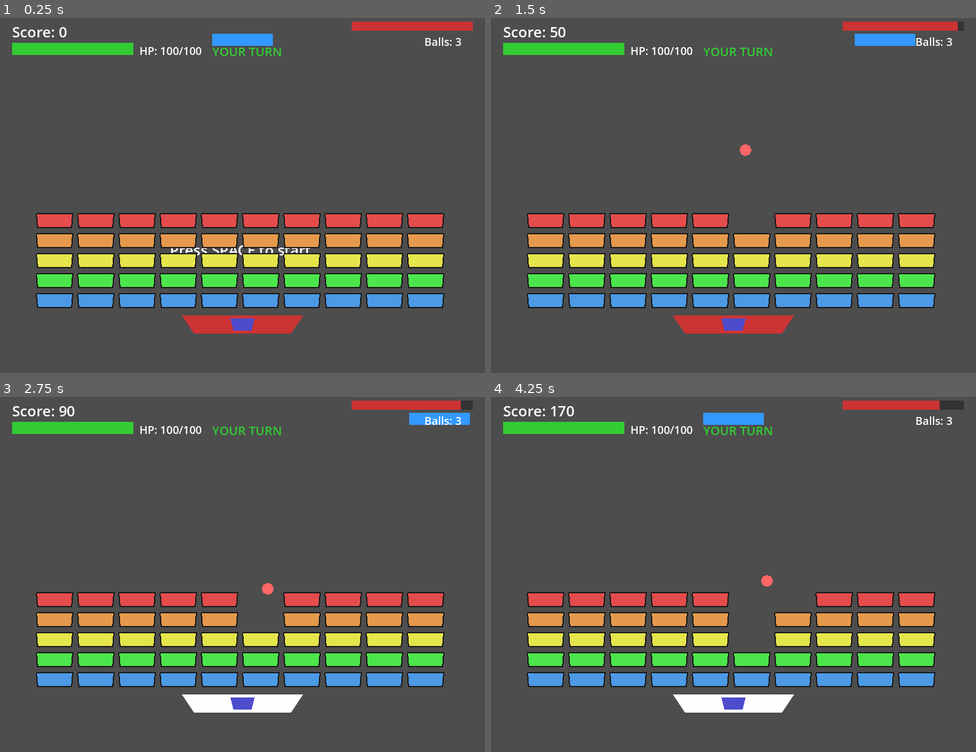
Above: before the commit, frames 1-4 (two rows, left to right).
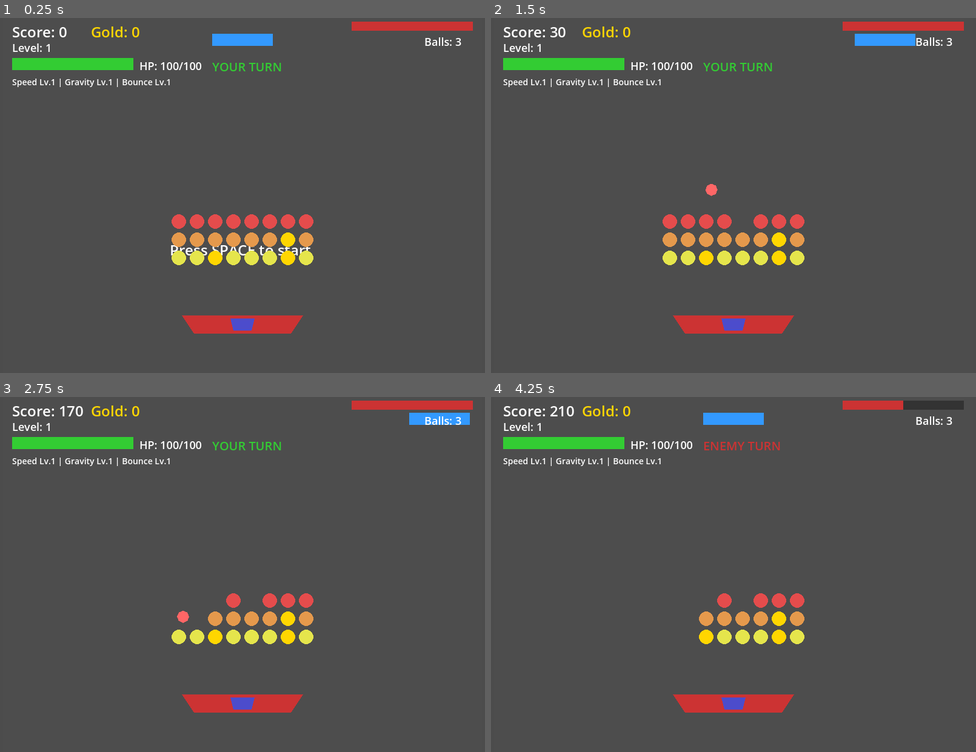
Above: after the commit, the same moments.

Repository: littepointR/blkhit
Game: Godot game, scene res://main.tscn
Same seed, same stepped clock (60 frames per second), same inputs: the game is played once before the commit and once after it.
Inputs:
- Up to frame 1 (0.25 s): no input
- Up to frame 2 (1.5 s): tap Space at 0.5 s; hold Up (move_right) 0.53-1.28 s; hold Enter (ui_accept) 0.53-1.28 s; hold Left (move_left) from 1.28 s (still down); tap Enter (ui_accept) at 1.35 s
- Up to frame 3 (2.75 s): tap Enter (ui_accept) at 1.52, 1.82 s; release Left (move_left) at 2.03 s; hold Up (move_right) from 2.03 s (still down); hold Enter (ui_accept) from 2.03 s (still down)
- Up to frame 4 (4.25 s): release Enter (ui_accept) at 2.78 s; tap Enter (ui_accept) at 2.85, 3.02, 3.32 s; release Up (move_right) at 3.53 s; hold Left (move_left) from 3.53 s (still down); hold Enter (ui_accept) from 3.53 s (still down)

The runs differ from the first frame. In frame 1, 17% of the frame differs, in the area x 2-92%, y 2-82%; in frame 2, 17%; in frame 3, 19%; in frame 4, 19%, in the area x 2-93%, y 1-89%.

Commit message:
fix: various gameplay fixes
- Fixed launch timing and enemy turn
- Circle-shaped bricks with different layouts per level
- Enemy damage calculation only when ball lost
- Level system with increasing difficulty
- Gold bricks and shop system
- Each level allows one upgrade choice

Co-Authored-By: Claude Opus 4.6 <noreply@anthropic.com>

Diff:
--- a/ball.gd
+++ b/ball.gd
@@ -5,9 +5,10 @@
 signal hit_brick(brick: Brick)
 
 @export var radius: float = 10.0
-@export var gravity: float = 800.0
-@export var bounce_restitution: float = 0.85  # 反弹系数，1为完全弹性
-@export var min_bounce_speed: float = 100.0  # 最小反弹速度
+@export var gravity: float = 980.0  # 接近真实重力
+@export var bounce_coefficient: float = 0.75  # 反弹系数（能量保留）
+@export var friction: float = 0.99  # 空气阻力
+@export var speed: float = 200.0  # 弹珠速度上限
 
 var screen_size: Vector2
 var is_active: bool = false
@@ -15,8 +16,11 @@
 func _ready() -> void:
 	screen_size = get_viewport_rect().size
 	visible = false
+	# 只与 Brick 和 Paddle 碰撞，不与 Enemy 碰撞
+	collision_layer = 1
+	collision_mask = 1  # 只检测 layer 1
 
-	# Create collision shape with physics material
+	# Create collision shape
 	var collision_shape = CollisionShape2D.new()
 	var shape = CircleShape2D.new()
 	shape.radius = radius
@@ -37,30 +41,37 @@
 	is_active = true
 	visible = true
 	position = paddle_pos + Vector2(0, 30)
-	# Initial velocity downward
-	velocity = Vector2(randf_range(-30, 30), 20)
+	# 初始向下发射，带微小水平偏移
+	velocity = Vector2(randf_range(-20, 20), 10)
 
 func _physics_process(delta: float) -> void:
 	if not is_active:
 		return
 
-	# Apply gravity (constant acceleration)
+	# 应用重力
 	velocity.y += gravity * delta
 
-	# Move and handle collisions
+	# 应用空气阻力
+	velocity *= friction
+
+	# 移动并处理碰撞
 	var collision = move_and_collide(velocity * delta)
 	if collision:
 		var collider = collision.get_collider()
 		var normal = collision.get_normal()
 
-		# Calculate reflection with restitution
-		var dot = velocity.dot(normal)
-		velocity = velocity - 2 * dot * normal
-		velocity *= bounce_restitution
+		# 计算相对速度在碰撞法线方向的分量
+		var relative_velocity = velocity.dot(normal)
 
-		# Ensure minimum bounce speed
-		if abs(velocity.y) < min_bounce_speed:
-			velocity.y = sign(velocity.y) * min_bounce_speed if velocity.y != 0 else min_bounce_speed
+		# 只在朝向碰撞体运动时反弹
+		if relative_velocity < 0:
+			# 反弹公式: v' = v - (1 + e) * (v · n) * n
+			# e 是恢复系数
+			var impulse = -(1 + bounce_coefficient) * relative_velocity
+			velocity += normal * impulse
+
+			# 碰撞时能量损失
+			velocity *= bounce_coefficient
 
 		if collider is Brick:
 			collider.hit()
@@ -68,33 +79,37 @@
 		elif collider is Paddle:
 			_apply_paddle_bounce(collider.position.x - position.x)
 
-	# Wall bouncing with restitution
+	# 墙壁反弹（带能量损失）
 	if position.x - radius < 0:
 		position.x = radius
-		velocity.x = abs(velocity.x) * bounce_restitution
+		velocity.x = abs(velocity.x) * bounce_coefficient
 	elif position.x + radius > screen_size.x:
 		position.x = screen_size.x - radius
-		velocity.x = -abs(velocity.x) * bounce_restitution
+		velocity.x = -abs(velocity.x) * bounce_coefficient
 
 	if position.y - radius < 0:
 		position.y = radius
-		velocity.y = abs(velocity.y) * bounce_restitution
+		velocity.y = abs(velocity.y) * bounce_coefficient
 
-	# Ball lost - fell below screen
+	# 球掉出屏幕
 	if position.y - radius > screen_size.y:
 		is_active = false
 		visible = false
 		ball_lost.emit()
 
 func _apply_paddle_bounce(offset: float) -> void:
-	# Adjust horizontal velocity based on where ball hit paddle
-	var max_angle = PI / 4
-	var angle_factor = clamp(offset / 50.0, -1.0, 1.0)
+	# 根据击中挡板的位置调整水平速度
+	var max_offset = 50.0
+	var normalized_offset = clamp(offset / max_offset, -1.0, 1.0)
 
-	# Convert angle factor to horizontal velocity
+	# 击中挡板边缘会产生更大的水平速度
 	var current_speed = velocity.length()
-	var new_horizontal = sin(angle_factor * max_angle) * current_speed
-	velocity.x = new_horizontal
+	# 确保最小反弹速度
+	current_speed = max(current_speed, speed)
+
+	velocity.x = normalized_offset * current_speed * 0.8
+	# 确保向下反弹
+	velocity.y = abs(velocity.y) * bounce_coefficient
 
 func reset() -> void:
 	is_active = false
--- a/brick.gd
+++ b/brick.gd
@@ -2,48 +2,56 @@
 class_name Brick
 
 signal destroyed(points: int)
+signal gold_collected()
 
-@export var width: float = 60.0
-@export var height: float = 25.0
+@export var radius: float = 12.0
 @export var points_value: int = 10
 @export var color: Color = Color(0.3, 0.8, 0.3)
+@export var is_gold: bool = false
 
 var is_destroyed: bool = false
 
 func _ready() -> void:
-	# Create collision shape
+	collision_layer = 1
+
+	# Create collision shape (circle)
 	var collision_shape = CollisionShape2D.new()
-	var shape = RectangleShape2D.new()
-	shape.size = Vector2(width - 2, height - 2)
+	var shape = CircleShape2D.new()
+	shape.radius = radius
 	collision_shape.shape = shape
 	add_child(collision_shape)
 
-	# Create visual
+	# Create visual (circle)
 	var sprite = Polygon2D.new()
-	var points_arr = PackedVector2Array([
-		Vector2(-width/2, -height/2),
-		Vector2(width/2, -height/2),
-		Vector2(width/2 - 2, height/2 - 2),
-		Vector2(-width/2 + 2, height/2 - 2)
-	])
-	sprite.polygon = points_arr
-	sprite.color = color
+	var points = PackedVector2Array()
+	var segments = 16
+	for i in range(segments):
+		var angle = i * TAU / segments
+		points.append(Vector2(cos(angle), sin(angle)) * radius)
+	sprite.polygon = points
+
+	if is_gold:
+		sprite.color = Color(1.0, 0.84, 0.0)  # 金色
+		# Add shine
+		var shine = Polygon2D.new()
+		var shine_points = PackedVector2Array()
+		for i in range(6):
+			var angle = -PI/4 + i * TAU / 12
+			shine_points.append(Vector2(cos(angle), sin(angle)) * radius * 0.5)
+		shine.polygon = shine_points
+		shine.color = Color(1.0, 1.0, 0.8)
+		add_child(shine)
+	else:
+		sprite.color = color
 	add_child(sprite)
-
-	# Add border
-	var border = Line2D.new()
-	border.add_point(Vector2(-width/2, -height/2))
-	border.add_point(Vector2(width/2, -height/2))
-	border.add_point(Vector2(width/2 - 2, height/2 - 2))
-	border.add_point(Vector2(-width/2 + 2, height/2 - 2))
-	border.add_point(Vector2(-width/2, -height/2))
-	border.width = 2
-	border.default_color = Color(0.1, 0.1, 0.1)
-	add_child(border)
 
 func hit() -> void:
 	if is_destroyed:
 		return
 	is_destroyed = true
 	destroyed.emit(points_value)
+
+	if is_gold:
+		gold_collected.emit()
+
 	queue_free()
--- a/enemy.gd
+++ b/enemy.gd
@@ -16,6 +16,9 @@
 func _ready() -> void:
 	screen_size = get_viewport_rect().size
 	current_hp = max_hp
+	# 放在 layer 2，球不会检测碰撞
+	collision_layer = 2
+	collision_mask = 2
 
 	# Create collision shape
 	var collision_shape = CollisionShape2D.new()
--- a/main.gd
+++ b/main.gd
@@ -20,7 +20,33 @@
 var brick_count: int = 0
 var is_player_turn: bool = true
 var bricks_destroyed_this_turn: int = 0
+var current_level: int = 1
+
+# 金币系统
+var gold: int = 0
+var gold_per_brick: int = 1
+
+# 弹珠升级
+var ball_speed_level: int = 1
+var ball_gravity_level: int = 1
+var ball_bounce_level: int = 1
+
+# 升级价格
+var upgrade_cost: int = 3
+
+# 关卡配置
+var level_config = {
+	1: {"hp": 80, "min_dmg": 8, "max_dmg": 15, "dmg_per_brick": 5, "rows": 4, "cols": 8},
+	2: {"hp": 100, "min_dmg": 10, "max_dmg": 18, "dmg_per_brick": 5, "rows": 5, "cols": 9},
+	3: {"hp": 120, "min_dmg": 12, "max_dmg": 20, "dmg_per_brick": 6, "rows": 5, "cols": 10},
+	4: {"hp": 150, "min_dmg": 15, "max_dmg": 25, "dmg_per_brick": 6, "rows": 6, "cols": 10},
+	5: {"hp": 180, "min_dmg": 18, "max_dmg": 30, "dmg_per_brick": 7, "rows": 6, "cols": 11},
+}
+
 var enemy_damage_per_brick: int = 5
+var enemy_min_damage: int = 8
+var has_upgraded_this_level: bool = false
+var enemy_max_damage: int = 15
 
 func _ready() -> void:
 	screen_size = get_viewport_rect().size
@@ -35,9 +61,9 @@
 	var screen_size = get_viewport_rect().size
 
 	var walls = [
-		{pos = Vector2(0, screen_size.y/2), size = Vector2(10, screen_size.y)},
-		{pos = Vector2(screen_size.x, screen_size.y/2), size = Vector2(10, screen_size.y)},
-		{pos = Vector2(screen_size.x/2, 0), size = Vector2(screen_size.x, 10)},
+		{"pos": Vector2(0, screen_size.y/2), "size": Vector2(10, screen_size.y)},
+		{"pos": Vector2(screen_size.x, screen_size.y/2), "size": Vector2(10, screen_size.y)},
+		{"pos": Vector2(screen_size.x/2, 0), "size": Vector2(screen_size.x, 10)},
 	]
 
 	for wall_data in walls:
@@ -88,10 +114,27 @@
 	score_label.add_theme_font_size_override("font_size", 24)
 	add_child(score_label)
 
+	# Gold label
+	var gold_label = Label.new()
+	gold_label.name = "GoldLabel"
+	gold_label.position = Vector2(150, 20)
+	gold_label.text = "Gold: 0"
+	gold_label.add_theme_font_size_override("font_size", 24)
+	gold_label.add_theme_color_override("font_color", Color(1.0, 0.84, 0.0))
+	add_child(gold_label)
+
+	# Level label
+	var level_label = Label.new()
+	level_label.name = "LevelLabel"
+	level_label.position = Vector2(20, 50)
+	level_label.text = "Level: 1"
+	level_label.add_theme_font_size_override("font_size", 18)
+	add_child(level_label)
+
 	# Player HP bar background
 	var hp_bg = ColorRect.new()
 	hp_bg.name = "HPBarBG"
-	hp_bg.position = Vector2(20, 55)
+	hp_bg.position = Vector2(20, 80)
 	hp_bg.size = Vector2(200, 20)
 	hp_bg.color = Color(0.2, 0.2, 0.2)
 	add_child(hp_bg)
@@ -99,7 +142,7 @@
 	# Player HP bar
 	var hp_bar = ColorRect.new()
 	hp_bar.name = "HPBar"
-	hp_bar.position = Vector2(20, 55)
+	hp_bar.position = Vector2(20, 80)
 	hp_bar.size = Vector2(200, 20)
 	hp_bar.color = Color(0.2, 0.8, 0.2)
 	add_child(hp_bar)
@@ -107,10 +150,18 @@
 	# HP text
 	var hp_label = Label.new()
 	hp_label.name = "HPLabel"
-	hp_label.position = Vector2(230, 55)
+	hp_label.position = Vector2(230, 80)
 	hp_label.text = "HP: 100/100"
 	hp_label.add_theme_font_size_override("font_size", 18)
 	add_child(hp_label)
+
+	# Upgrade info
+	var upgrade_label = Label.new()
+	upgrade_label.name = "UpgradeLabel"
+	upgrade_label.position = Vector2(20, 110)
+	upgrade_label.text = "Speed Lv.1 | Gravity Lv.1 | Bounce Lv.1"
+	upgrade_label.add_theme_font_size_override("font_size", 14)
+	add_child(upgrade_label)
 
 	# Enemy HP bar background
 	var enemy_hp_bg = ColorRect.new()
@@ -139,11 +190,14 @@
 	# Turn indicator
 	var turn_label = Label.new()
 	turn_label.name = "TurnLabel"
-	turn_label.position = Vector2(screen_size.x / 2 - 50, 55)
+	turn_label.position = Vector2(screen_size.x / 2 - 50, 80)
 	turn_label.text = "YOUR TURN"
 	turn_label.add_theme_font_size_override("font_size", 20)
 	turn_label.add_theme_color_override("font_color", Color(0.2, 0.8, 0.2))
 	add_child(turn_label)
+
+	# Shop panel (hidden by default)
+	_create_shop_panel()
 
 	# Game over label
 	var game_over_label = Label.new()
@@ -174,43 +228,155 @@
 	start_label.horizontal_alignment = HORIZONTAL_ALIGNMENT_CENTER
 	add_child(start_label)
 
+func _create_shop_panel() -> void:
+	var panel = PanelContainer.new()
+	panel.name = "ShopPanel"
+	panel.position = Vector2(screen_size.x/2 - 200, screen_size.y/2 - 100)
+	panel.size = Vector2(400, 200)
+	panel.visible = false
+
+	var vbox = VBoxContainer.new()
+	panel.add_child(vbox)
+
+	var title = Label.new()
+	title.text = "SHOP - Choose Upgrade"
+	title.horizontal_alignment = HORIZONTAL_ALIGNMENT_CENTER
+	title.add_theme_font_size_override("font_size", 24)
+	vbox.add_child(title)
+
+	# Upgrade speed button
+	var speed_btn = Button.new()
+	speed_btn.name = "SpeedBtn"
+	speed_btn.text = "Upgrade Speed (3 Gold)"
+	speed_btn.pressed.connect(_on_upgrade_speed)
+	vbox.add_child(speed_btn)
+
+	# Upgrade gravity button
+	var gravity_btn = Button.new()
+	gravity_btn.name = "GravityBtn"
+	gravity_btn.text = "Upgrade Bounce (3 Gold)"
+	gravity_btn.pressed.connect(_on_upgrade_bounce)
+	vbox.add_child(gravity_btn)
+
+	# Heal button
+	var heal_btn = Button.new()
+	heal_btn.name = "HealBtn"
+	heal_btn.text = "Heal 25% HP (3 Gold)"
+	heal_btn.pressed.connect(_on_heal)
+	vbox.add_child(heal_btn)
+
+	# Skip button
+	var skip_btn = Button.new()
+	skip_btn.name = "SkipBtn"
+	skip_btn.text = "Skip (Start Next Level)"
+	skip_btn.pressed.connect(_on_skip_upgrade)
+	vbox.add_child(skip_btn)
+
+	add_child(panel)
+
 func _start_game() -> void:
+	_apply_level_config()
 	_create_bricks()
 	_reset_ball()
 	_update_enemy_hp_bar()
 	is_player_turn = true
 	_update_turn_label()
 
+func _apply_level_config() -> void:
+	var config = level_config.get(current_level, level_config[5])
+	enemy.max_hp = config.hp
+	enemy.current_hp = config.hp
+	enemy_min_damage = config.min_dmg
+	enemy_max_damage = config.max_dmg
+	enemy_damage_per_brick = config.dmg_per_brick
+	brick_rows = config.rows
+	brick_cols = config.cols
+
+	_update_level_label()
+	_apply_ball_upgrades()
+
+func _apply_ball_upgrades() -> void:
+	# Speed upgrade: +50 per level
+	ball.speed = 200.0 + (ball_speed_level - 1) * 50
+	# Gravity upgrade: -50 per level (lower = less gravity = slower fall)
+	ball.gravity = 980.0 - (ball_gravity_level - 1) * 50
+	# Bounce upgrade: +0.05 per level
+	ball.bounce_coefficient = 0.75 + (ball_bounce_level - 1) * 0.05
+
 func _create_bricks() -> void:
 	var screen_size = get_viewport_rect().size
-	var brick_width = 60.0
-	var brick_height = 25.0
-	var spacing = 8.0
-	var start_x = (screen_size.x - (brick_cols * (brick_width + spacing))) / 2 + brick_width / 2
+	var center_x = screen_size.x / 2
 	var start_y = screen_size.y - 250.0
+	var spacing = 30.0
 
 	var colors = [
 		Color(0.9, 0.3, 0.3),
 		Color(0.9, 0.6, 0.3),
 		Color(0.9, 0.9, 0.3),
 		Color(0.3, 0.9, 0.3),
-		Color(0.3, 0.6, 0.9)
+		Color(0.3, 0.6, 0.9),
+		Color(0.6, 0.3, 0.9)
 	]
 
 	brick_count = 0
 
-	for row in range(brick_rows):
-		for col in range(brick_cols):
-			var brick = Brick.new()
-			brick.position = Vector2(
-				start_x + col * (brick_width + spacing),
-				start_y + row * (brick_height + spacing)
-			)
-			brick.color = colors[row % colors.size()]
-			brick.points_value = (brick_rows - row) * 10
-			brick.destroyed.connect(_on_brick_destroyed)
-			add_child(brick)
-			brick_count += 1
+	# Different layouts for each level
+	match current_level:
+		1: _create_level1_bricks(center_x, start_y, spacing, colors)
+		2: _create_level2_bricks(center_x, start_y, spacing, colors)
+		3: _create_level3_bricks(center_x, start_y, spacing, colors)
+		4: _create_level4_bricks(center_x, start_y, spacing, colors)
+		5: _create_level5_bricks(center_x, start_y, spacing, colors)
+
+func _create_level1_bricks(cx: float, start_y: float, spacing: float, colors: Array) -> void:
+	# 简单的网格布局
+	for row in range(3):
+		for col in range(8):
+			_spawn_brick(cx - 3.5 * spacing + col * spacing, start_y + row * spacing, colors[row % 3], 30 - row * 5)
+
+func _create_level2_bricks(cx: float, start_y: float, spacing: float, colors: Array) -> void:
+	# 菱形布局
+	for row in range(5):
+		var cols = 6 if row % 2 == 0 else 5
+		var offset = spacing / 2 if row % 2 == 1 else 0
+		for col in range(cols):
+			_spawn_brick(cx - (cols - 1) * spacing / 2 + col * spacing + offset, start_y + row * spacing, colors[row % 5], 40 - row * 5)
+
+func _create_level3_bricks(cx: float, start_y: float, spacing: float, colors: Array) -> void:
+	# V形布局
+	for row in range(5):
+		for col in range(8 - row):
+			var offset = row * spacing / 2
+			_spawn_brick(cx - (8 - row - 1) * spacing / 2 + col * spacing, start_y + row * spacing, colors[row % 5], 50 - row * 5)
+
+func _create_level4_bricks(cx: float, start_y: float, spacing: float, colors: Array) -> void:
+	# 圆形/环形布局
+	for i in range(12):
+		var angle = i * TAU / 12 - PI / 2
+		var radius = 80.0
+		_spawn_brick(cx + cos(angle) * radius, start_y + sin(angle) * radius * 0.6 + 50, colors[i % 5], 40)
+
+	# 中心
+	_spawn_brick(cx, start_y + 50, colors[0], 50)
+
+func _create_level5_bricks(cx: float, start_y: float, spacing: float, colors: Array) -> void:
+	# 波浪形布局
+	for row in range(6):
+		for col in range(10):
+			var wave_offset = sin(col * 0.6) * 20
+			_spawn_brick(cx - 4.5 * spacing + col * spacing, start_y + row * spacing + wave_offset, colors[row % 5], 60 - row * 5)
+
+func _spawn_brick(x: float, y: float, color: Color, points: int) -> void:
+	var brick = Brick.new()
+	brick.position = Vector2(x, y)
+	brick.color = color
+	brick.points_value = points
+	brick.is_gold = randf() < 0.15
+	brick.destroyed.connect(_on_brick_destroyed)
+	if brick.is_gold:
+		brick.gold_collected.connect(_on_gold_collected)
+	add_child(brick)
+	brick_count += 1
 
 func _reset_ball() -> void:
 	ball.reset()
@@ -225,6 +391,10 @@
 	if brick_count <= 0:
 		_level_completed()
 
+func _on_gold_collected() -> void:
+	gold += gold_per_brick
+	_update_gold_label()
+
 func _on_enemy_damaged(amount: int) -> void:
 	_update_enemy_hp_bar()
 
@@ -232,13 +402,10 @@
 	_level_completed()
 
 func _on_ball_lost() -> void:
-	# End player turn after ball is lost
 	_end_player_turn()
 
 func _on_hit_brick(brick: Brick) -> void:
-	# Damage enemy for each brick hit
-	if enemy and is_instance_valid(enemy):
-		enemy.take_damage(enemy_damage_per_brick)
+	pass
 
 func _on_paddle_scored(points: int) -> void:
 	pass
@@ -267,7 +434,7 @@
 	await get_tree().create_timer(1.0).timeout
 
 	# Enemy deals damage to player
-	var damage = randi_range(10, 20)
+	var damage = randi_range(enemy_min_damage, enemy_max_damage)
 	player_hp -= damage
 	if player_hp < 0:
 		player_hp = 0
@@ -302,6 +469,16 @@
 	if label:
 		label.text = "Score: " + str(score)
 
+func _update_gold_label() -> void:
+	var label = get_node("GoldLabel")
+	if label:
+		label.text = "Gold: " + str(gold)
+
+func _update_level_label() -> void:
+	var label = get_node("LevelLabel")
+	if label:
+		label.text = "Level: " + str(current_level)
+
 func _update_player_hp_bar() -> void:
 	var hp_bar = get_node("HPBar")
 	var hp_label = get_node("HPLabel")
@@ -318,6 +495,11 @@
 		var hp_percentage = enemy.get_hp_percentage()
 		hp_bar.size.x = 200 * hp_percentage
 
+func _update_upgrade_label() -> void:
+	var label = get_node("UpgradeLabel")
+	if label:
+		label.text = "Speed Lv.%d | Bounce Lv.%d" % [ball_speed_level, ball_bounce_level]
+
 func _get_hp_color(percentage: float) -> Color:
 	if percentage > 0.6:
 		return Color(0.2, 0.8, 0.2)
@@ -328,25 +510,125 @@
 
 func _game_over() -> void:
 	is_game_active = false
+	current_level = 1
 	var label = get_node("GameOverLabel")
 	if label:
 		label.visible = true
 
 func _level_completed() -> void:
 	is_game_active = false
-	var label = get_node("WinLabel")
-	if label:
-		label.visible = true
-
-func _restart_game() -> void:
-	score = 0
-	player_hp = max_player_hp
-	lives = 3
-	is_game_active = true
-	bricks_destroyed_this_turn = 0
+
+	# Show shop if there are more levels and hasn't upgraded yet
+	if current_level < 5 and not has_upgraded_this_level:
+		_show_shop()
+	else:
+		# Skip to next level or win
+		if current_level < 5:
+			_start_next_level()
+		else:
+			var label = get_node("WinLabel")
+			if label:
+				label.visible = true
+
+func _show_shop() -> void:
+	var panel = get_node("ShopPanel")
+	if panel:
+		var vbox = panel.get_child(0)
+		# Update button texts with current costs
+		var speed_btn = vbox.get_node("SpeedBtn")
+		var bounce_btn = vbox.get_node("GravityBtn")
+		var heal_btn = vbox.get_node("HealBtn")
+
+		if speed_btn:
+			speed_btn.text = "Upgrade Speed Lv.%d (3 Gold)" % (ball_speed_level + 1)
+		if bounce_btn:
+			bounce_btn.text = "Upgrade Bounce Lv.%d (3 Gold)" % (ball_bounce_level + 1)
+
+		var heal_percent = int(0.25 * max_player_hp)
+		if heal_btn:
+			heal_btn.text = "Heal %d HP (%d Gold)" % [heal_percent, upgrade_cost]
+
+		panel.visible = true
+
+func _on_upgrade_speed() -> void:
+	if gold >= upgrade_cost:
+		gold -= upgrade_cost
+		ball_speed_level += 1
+		_apply_ball_upgrades()
+		_update_gold_label()
+		_update_upgrade_label()
+		_mark_upgrade_done()
+
+func _on_upgrade_bounce() -> void:
+	if gold >= upgrade_cost:
+		gold -= upgrade_cost
+		ball_bounce_level += 1
+		_apply_ball_upgrades()
+		_update_gold_label()
+		_update_upgrade_label()
+		_mark_upgrade_done()
+
+func _on_heal() -> void:
+	if gold >= upgrade_cost and player_hp < max_player_hp:
+		gold -= upgrade_cost
+		var heal_amount = int(0.25 * max_player_hp)
+		player_hp = min(player_hp + heal_amount, max_player_hp)
+		_update_gold_label()
+		_update_player_hp_bar()
+		_mark_upgrade_done()
+
+func _mark_upgrade_done() -> void:
+	has_upgraded_this_level = true
+	# Disable all shop buttons
+	var panel = get_node("ShopPanel")
+	if panel:
+		var vbox = panel.get_child(0)
+		var speed_btn = vbox.get_node("SpeedBtn")
+		var bounce_btn = vbox.get_node("GravityBtn")
+		var heal_btn = vbox.get_node("HealBtn")
+		var skip_btn = vbox.get_node("SkipBtn")
+		if speed_btn:
+			speed_btn.disabled = true
+		if bounce_btn:
+			bounce_btn.disabled = true
+		if heal_btn:
+			heal_btn.disabled = true
+		if skip_btn:
+			skip_btn.text = "Continue..."
+
+func _on_skip_upgrade() -> void:
+	# Hide shop and start next level
+	var panel = get_node("ShopPanel")
+	if panel:
+		panel.visible = false
+	_start_next_level()
+
+func _start_next_level() -> void:
+	current_level += 1
+	# Show level up message
+	var label = Label.new()
+	label.name = "LevelUpLabel"
+	label.position = Vector2(screen_size.x/2 - 100, screen_size.y/2)
+	label.text = "LEVEL " + str(current_level) + "!\nGet Ready!"
+	label.add_theme_font_size_override("font_size", 36)
+	label.add_theme_color_override("font_color", Color(0.2, 0.8, 0.2))
+	label.horizontal_alignment = HORIZONTAL_ALIGNMENT_CENTER
+	add_child(label)
+
+	await get_tree().create_timer(2.0).timeout
+
+	# Remove level up label
+	var old_label = get_node("LevelUpLabel")
+	if old_label:
+		old_label.queue_free()
+
+	_restart_level()
+
+func _restart_level() -> void:
+	has_upgraded_this_level = false
 
 	# Remove old bricks
-	var bricks = get_tree().get_nodes_in_group("bricks")
+	var bricks = get_children().filter(func(node): return node is Brick)
 	for brick in bricks:
 		brick.queue_free()
 
@@ -356,6 +638,48 @@
 	else:
 		enemy.current_hp = enemy.max_hp
 
+	_apply_level_config()
+	_create_bricks()
+	_reset_ball()
+
+	_update_enemy_hp_bar()
+
+	is_player_turn = true
+	_update_turn_label()
+
+func _restart_game() -> void:
+	score = 0
+	gold = 0
+	player_hp = max_player_hp
+	lives = 3
+	current_level = 1
+	ball_speed_level = 1
+	ball_bounce_level = 1
+	is_game_active = true
+	bricks_destroyed_this_turn = 0
+
+	# Remove old bricks
+	var bricks = get_children().filter(func(node): return node is Brick)
+	for brick in bricks:
+		brick.queue_free()
+
+	# Hide shop
+	var shop = get_node("ShopPanel")
+	if shop:
+		shop.visible = false
+
+	# Remove level up label if exists
+	var level_label = get_node("LevelUpLabel")
+	if level_label:
+		level_label.queue_free()
+
+	# Recreate enemy if needed
+	if not enemy or not is_instance_valid(enemy):
+		_create_enemy()
+	else:
+		enemy.current_hp = enemy.max_hp
+
+	_apply_level_config()
 	_create_bricks()
 	_reset_ball()
 
@@ -369,23 +693,27 @@
 		win_label.visible = false
 
 	_update_score_label()
+	_update_gold_label()
 	_update_player_hp_bar()
 	_update_enemy_hp_bar()
+	_update_upgrade_label()
 
 	is_player_turn = true
 	_update_turn_label()
 
 func _input(event: InputEvent) -> void:
+	# Disable input when shop is open
+	var shop = get_node("ShopPanel")
+	if shop and shop.visible:
+		if event.is_action_pressed("ui_accept"):
+			_on_skip_upgrade()
+		return
+
 	if not is_player_turn:
 		return
 
-	if event.is_action_pressed("move_left") or event.is_action_pressed("move_right"):
-		if not ball.is_active and lives > 0:
-			ball.launch(paddle.position)
-			_update_start_label(false)
-
 	if event.is_action_pressed("ui_accept"):  # SPACE key
-		if player_hp <= 0 or (enemy and enemy.current_hp <= 0):
+		if player_hp <= 0 or (current_level > 5):
 			_restart_game()
 		elif not ball.is_active:
 			ball.launch(paddle.position)
--- a/paddle.gd
+++ b/paddle.gd
@@ -11,6 +11,7 @@
 
 func _ready() -> void:
 	screen_size = get_viewport_rect().size
+	collision_layer = 1
 
 	# Create collision shape
 	var collision_shape = CollisionShape2D.new()
Not shown, added: .gitignore
